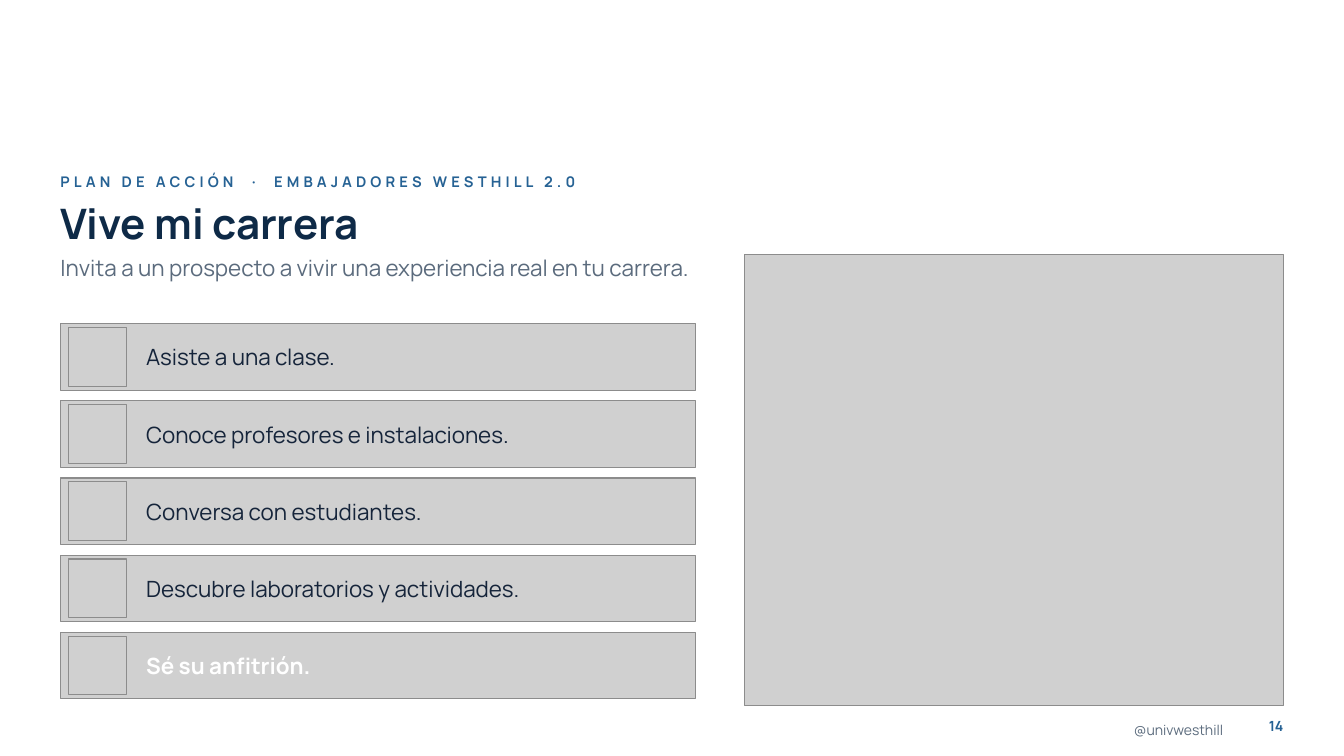
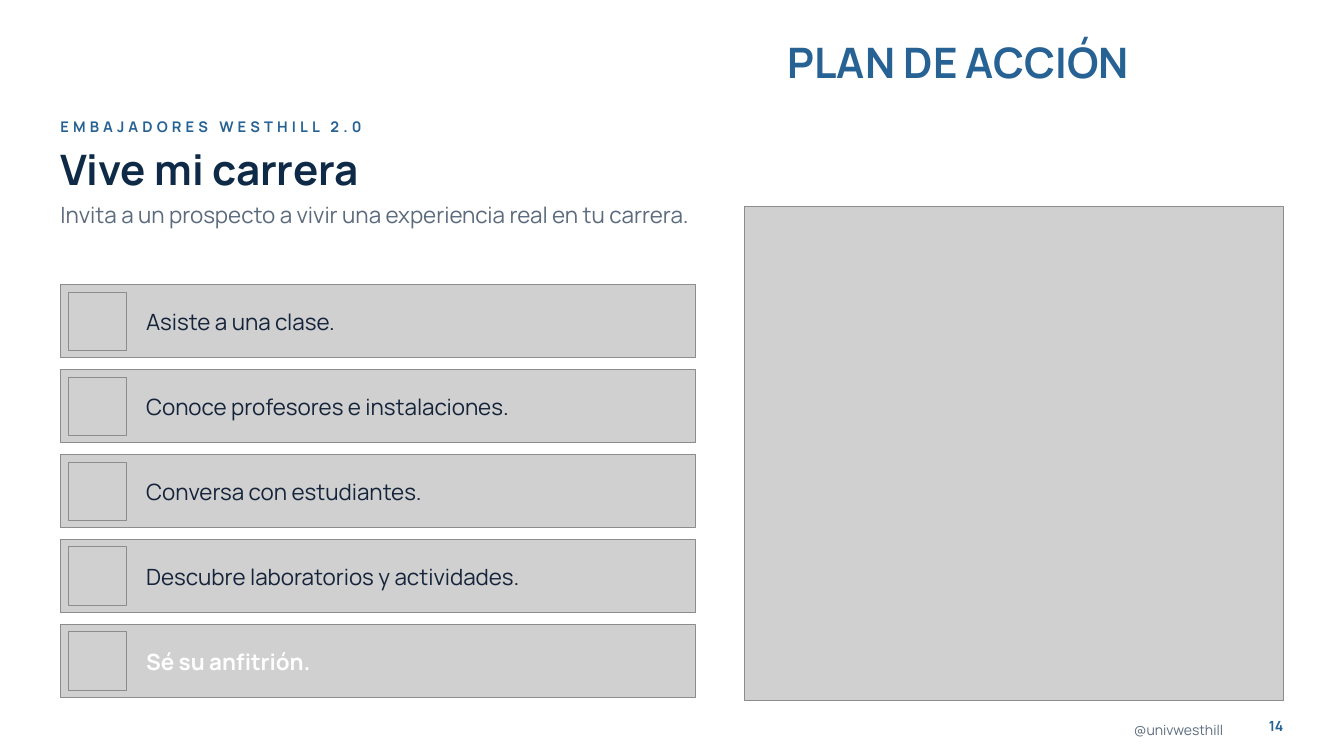
Before and after one commit to dnmcamiloedson-arch/EdUW, a slide deck: slide 14 of presentaciones/Plan_de_Accion_Embajadores_Westhill_2027.pptx. Drawn at 1344x756 pixels with LibreOffice and Linux fonts; fonts in the diff are those of the drawing; grey boxes stand for pictures; background and template pictures are left out. Boxes give left, top, right and bottom in pixels: in the first picture for what was removed or moved away, otherwise in the second. Text is boxed around its words. In the diff, an @@ line names an element or a change of style, - is before the commit and + after.

```diff
--- a/presentaciones/Plan_de_Accion_Embajadores_Westhill_2027.pptx
+++ b/presentaciones/Plan_de_Accion_Embajadores_Westhill_2027.pptx
@@ text added at bbox=[788, 39, 1129, 79], 30 pt, text #266294, bold @@
+PLAN DE ACCIÓN
@@ title "Vive mi carrera": place and size @@
-title "Vive mi carrera" at bbox=[60, 208, 359, 240]
+title "Vive mi carrera" at bbox=[60, 154, 359, 186]
@@ text at bbox=[60, 121, 361, 133]: text changed @@
-PLAN DE ACCIÓN · EMBAJADORES WESTHILL 2.0
+EMBAJADORES WESTHILL 2.0
@@ text "Invita a un prospecto a ...": place and size @@
-text "Invita a un prospecto a ..." at bbox=[60, 259, 688, 282]
+text "Invita a un prospecto a ..." at bbox=[60, 206, 688, 229]
@@ picture: place and size @@
-picture at bbox=[744, 254, 1284, 706]
+picture at bbox=[744, 207, 1284, 701]
@@ picture: place and size @@
-picture at bbox=[60, 324, 696, 390]
+picture at bbox=[60, 285, 696, 359]
@@ picture: place and size @@
-picture at bbox=[69, 328, 127, 386]
+picture at bbox=[69, 292, 127, 351]
@@ text "Asiste a una clase.": place and size @@
-text "Asiste a una clase." at bbox=[146, 348, 335, 366]
+text "Asiste a una clase." at bbox=[146, 313, 335, 331]
@@ picture: place and size @@
-picture at bbox=[60, 401, 696, 468]
+picture at bbox=[60, 370, 696, 444]
@@ picture: place and size @@
-picture at bbox=[69, 405, 127, 464]
+picture at bbox=[69, 377, 127, 436]
@@ text "Conoce profesores e instalaciones.": place and size @@
-text "Conoce profesores e instalaciones." at bbox=[146, 426, 508, 449]
+text "Conoce profesores e instalaciones." at bbox=[146, 398, 508, 421]
@@ picture: place and size @@
-picture at bbox=[60, 478, 696, 544]
+picture at bbox=[60, 455, 696, 528]
@@ picture: place and size @@
-picture at bbox=[69, 482, 127, 540]
+picture at bbox=[69, 462, 127, 520]
@@ text "Conversa con estudiantes.": place and size @@
-text "Conversa con estudiantes." at bbox=[146, 503, 422, 521]
+text "Conversa con estudiantes." at bbox=[146, 483, 422, 501]
@@ picture: place and size @@
-picture at bbox=[60, 556, 696, 622]
+picture at bbox=[60, 539, 696, 613]
@@ picture: place and size @@
-picture at bbox=[69, 560, 127, 618]
+picture at bbox=[69, 547, 127, 606]
@@ text "Descubre laboratorios y actividades.": place and size @@
-text "Descubre laboratorios y actividades." at bbox=[146, 580, 520, 603]
+text "Descubre laboratorios y actividades." at bbox=[146, 568, 520, 591]
@@ picture: place and size @@
-picture at bbox=[60, 632, 696, 699]
+picture at bbox=[60, 625, 696, 699]
@@ picture: place and size @@
-picture at bbox=[69, 636, 127, 695]
+picture at bbox=[69, 632, 127, 691]
@@ text "Sé su anfitrión.": place and size @@
-text "Sé su anfitrión." at bbox=[146, 656, 310, 674]
+text "Sé su anfitrión." at bbox=[146, 652, 310, 670]
```
Also in this commit, not shown: 9 other slides changed.
